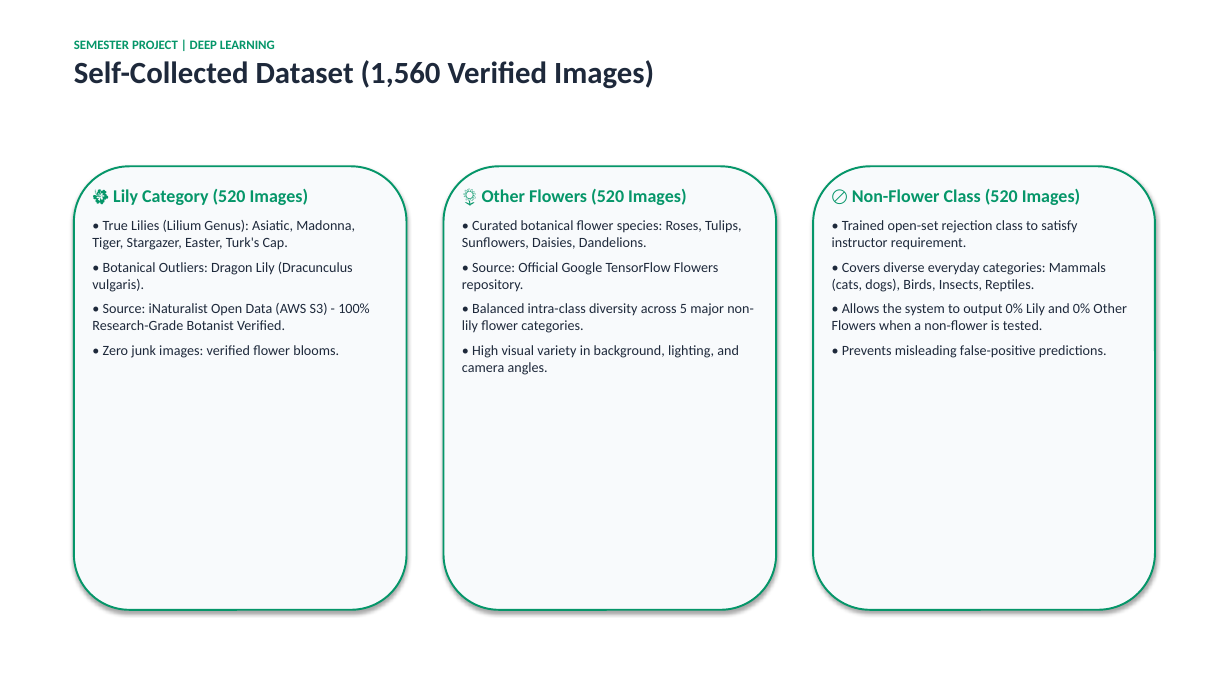
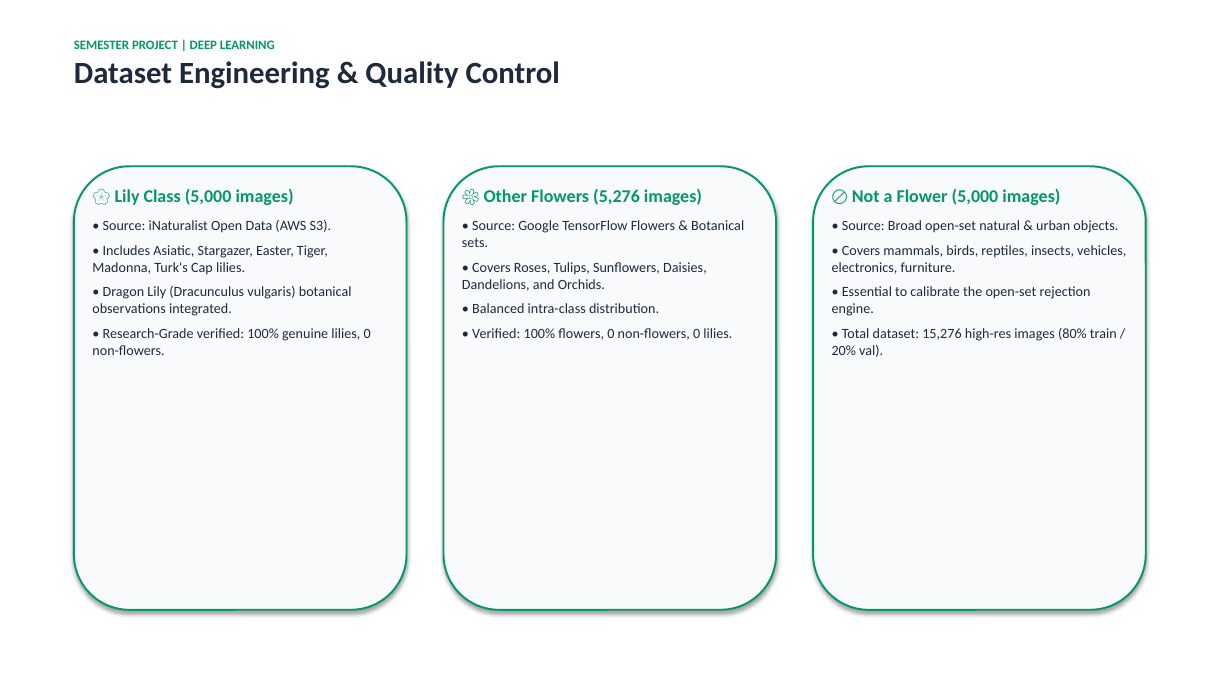
Before and after one commit to iamahmadishtiaq/lily-flower-classification, a slide deck: slide 3 of web/public/downloads/Lily_Classification_Presentation.pptx. Drawn at 1232x693 pixels with LibreOffice and Linux fonts; fonts in the diff are those of the drawing. Boxes give left, top, right and bottom in pixels: in the first picture for what was removed or moved away, otherwise in the second. Text is boxed around its words. In the diff, an @@ line names an element or a change of style, - is before the commit and + after.

Commit message:
Complete 15,276 dataset training, updated reports, presentation, crawler weights, and voiceover script

```diff
--- a/web/public/downloads/Lily_Classification_Presentation.pptx
+++ b/web/public/downloads/Lily_Classification_Presentation.pptx
@@ text at bbox=[74, 61, 560, 89]: text changed @@
-Self-Collected Dataset (1,560 Verified Images)
+Dataset Engineering & Quality Control
@@ rounded rectangle: place and size @@
-rounded rectangle at bbox=[813, 166, 1155, 610]
+rounded rectangle at bbox=[813, 166, 1146, 610]
@@ text at bbox=[92, 189, 371, 355]: text changed @@
-🌺 Lily Category (520 Images)
-• True Lilies (Lilium Genus): Asiatic, Madonna, Tiger, Stargazer, Easter, Turk's Cap.
-• Botanical Outliers: Dragon Lily (Dracunculus vulgaris).
-• Source: iNaturalist Open Data (AWS S3) - 100% Research-Grade Botanist Verified.
-• Zero junk images: verified flower blooms.
+🌸 Lily Class (5,000 images)
+• Source: iNaturalist Open Data (AWS S3).
+• Includes Asiatic, Stargazer, Easter, Tiger, Madonna, Turk's Cap lilies.
+• Dragon Lily (Dracunculus vulgaris) botanical observations integrated.
+• Research-Grade verified: 100% genuine lilies, 0 non-flowers.
@@ text at bbox=[462, 189, 744, 340]: text changed @@
-🌻 Other Flowers (520 Images)
-• Curated botanical flower species: Roses, Tulips, Sunflowers, Daisies, Dandelions.
-• Source: Official Google TensorFlow Flowers repository.
-• Balanced intra-class diversity across 5 major non-lily flower categories.
-• High visual variety in background, lighting, and camera angles.
+🌼 Other Flowers (5,276 images)
+• Source: Google TensorFlow Flowers & Botanical sets.
+• Covers Roses, Tulips, Sunflowers, Daisies, Dandelions, and Orchids.
+• Balanced intra-class distribution.
+• Verified: 100% flowers, 0 non-flowers, 0 lilies.
@@ text at bbox=[832, 189, 1126, 357]: text changed @@
-🚫 Non-Flower Class (520 Images)
-• Trained open-set rejection class to satisfy instructor requirement.
-• Covers diverse everyday categories: Mammals (cats, dogs), Birds, Insects, Reptiles.
-• Allows the system to output 0% Lily and 0% Other Flowers when a non-flower is tested.
-• Prevents misleading false-positive predictions.
+🚫 Not a Flower (5,000 images)
+• Source: Broad open-set natural & urban objects.
+• Covers mammals, birds, reptiles, insects, vehicles, electronics, furniture.
+• Essential to calibrate the open-set rejection engine.
+• Total dataset: 15,276 high-res images (80% train / 20% val).
```
Also in this commit, not shown: 8 other slides changed, 17 other files.
